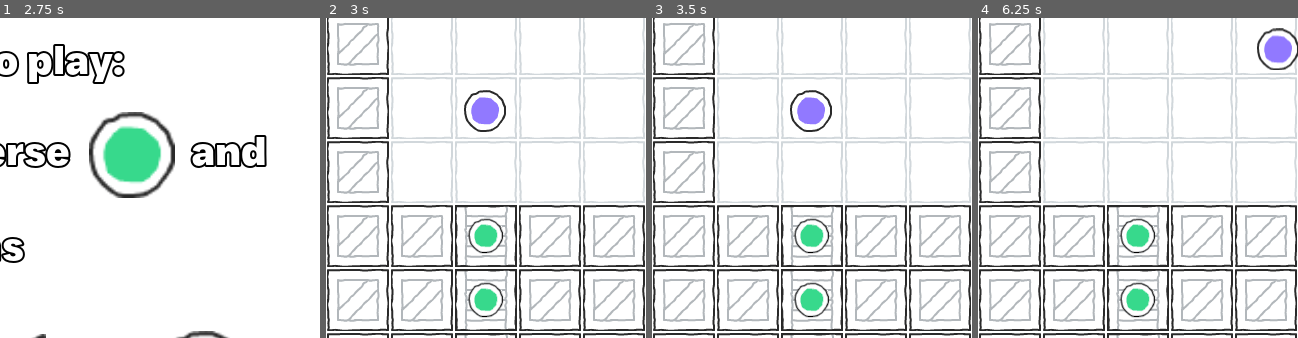
Above: before the commit, frames 1-4 (left to right).
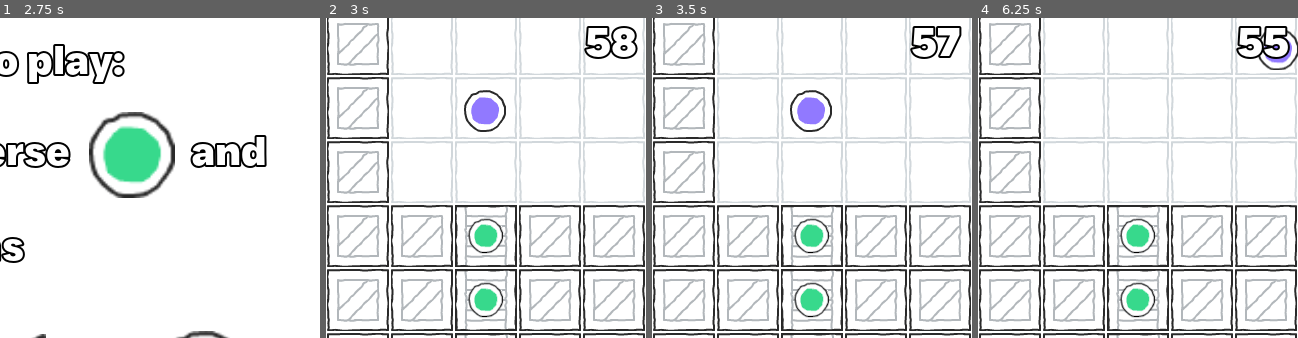
Above: after the commit, the same moments.

Repository: nath-ellis/circle-reversal
Game: Godot game, scene res://scenes/menu.tscn
The game is run twice, just before and just after one commit, with the same random seed, the same clock (stepped at 60 frames per second) and the same inputs.
Inputs:
- Up to frame 1 (2.75 s): click "Play" at 0.5 s; click "1" at 1.25 s; click "Done" at 2 s
- Up to frame 2 (3 s): click "Done" at 2.75 s
- Up to frame 3 (3.5 s): no input
- Up to frame 4 (6.25 s): hold Right (right) 3.53-4.28 s; hold A (a) 3.53-4.28 s; tap D (d) at 3.8, 4.35 s; hold Down (down) 4.28-5.03 s; tap S (s) at 4.55 s; tap Enter at 5 s; hold Right (right) 5.03-5.78 s; hold S (s) 5.03-5.78 s; tap W (w) at 5.3, 5.85 s; hold Up (up) from 5.78 s (still down); tap A (a) at 6.05 s
The pictures show only the part of the screen within x 50-100%, y 1-51%; the shares and areas given below are measured in that part.

Frame 1 is identical in both runs. In frame 2, 0.7% of the frame differs, in the area x 80-98%, y 2-13%; in frame 3, 0.6%; in frame 4, 1.1%.

Commit message:
Added a time limit to each level and a game over scene

Diff:
--- /dev/null
+++ b/scenes/game_over.tscn
@@ -0,0 +1,53 @@
+[gd_scene load_steps=5 format=3 uid="uid://ce7703mrm0jyw"]
+
+[ext_resource type="Theme" uid="uid://dqq77rxoecpnf" path="res://assets/theme.tres" id="1_wdp3w"]
+[ext_resource type="FontFile" uid="uid://ddhkcn6evvmag" path="res://assets/just_sans_bold.otf" id="2_2y8l0"]
+[ext_resource type="Script" path="res://scripts/game_over.gd" id="2_ugrwq"]
+
+[sub_resource type="LabelSettings" id="LabelSettings_rslsj"]
+font = ExtResource("2_2y8l0")
+font_size = 96
+font_color = Color(1, 0.384314, 0.356863, 1)
+outline_size = 12
+outline_color = Color(0, 0, 0, 1)
+
+[node name="GameOver" type="Control"]
+layout_mode = 3
+anchors_preset = 15
+anchor_right = 1.0
+anchor_bottom = 1.0
+grow_horizontal = 2
+grow_vertical = 2
+theme = ExtResource("1_wdp3w")
+script = ExtResource("2_ugrwq")
+
+[node name="LevelComplete" type="Label" parent="."]
+layout_mode = 1
+anchors_preset = 5
+anchor_left = 0.5
+anchor_right = 0.5
+offset_left = -266.0
+offset_top = 93.0
+offset_right = 267.0
+offset_bottom = 214.0
+grow_horizontal = 2
+text = "Game Over"
+label_settings = SubResource("LabelSettings_rslsj")
+horizontal_alignment = 1
+
+[node name="Menu" type="Button" parent="."]
+layout_mode = 1
+anchors_preset = 8
+anchor_left = 0.5
+anchor_top = 0.5
+anchor_right = 0.5
+anchor_bottom = 0.5
+offset_left = -65.5
+offset_top = -33.0
+offset_right = 65.5
+offset_bottom = 33.0
+grow_horizontal = 2
+grow_vertical = 2
+text = "Menu"
+
+[connection signal="pressed" from="Menu" to="." method="_on_menu_pressed"]
--- a/scenes/levels/level_five.tscn
+++ b/scenes/levels/level_five.tscn
@@ -313,6 +313,21 @@
 theme = ExtResource("8_581ah")
 text = "5"
 
+[node name="Timer" type="Timer" parent="."]
+wait_time = 50.0
+one_shot = true
+autostart = true
+
+[node name="TimeLeft" type="Label" parent="."]
+layout_direction = 3
+offset_left = -634.0
+offset_top = 5.0
+offset_right = -579.0
+offset_bottom = 58.0
+theme = ExtResource("8_581ah")
+text = "60"
+horizontal_alignment = 2
+
 [node name="LevelComplete" parent="." instance=ExtResource("9_f347u")]
 visible = false
 offset_left = 0.0
--- a/scenes/levels/level_four.tscn
+++ b/scenes/levels/level_four.tscn
@@ -279,6 +279,21 @@
 theme = ExtResource("8_4obup")
 text = "4"
 
+[node name="Timer" type="Timer" parent="."]
+wait_time = 45.0
+one_shot = true
+autostart = true
+
+[node name="TimeLeft" type="Label" parent="."]
+layout_direction = 3
+offset_left = -634.0
+offset_top = 5.0
+offset_right = -579.0
+offset_bottom = 58.0
+theme = ExtResource("8_4obup")
+text = "60"
+horizontal_alignment = 2
+
 [node name="LevelComplete" parent="." instance=ExtResource("9_iidkk")]
 visible = false
 offset_left = 0.0
--- a/scenes/levels/level_one.tscn
+++ b/scenes/levels/level_one.tscn
@@ -203,6 +203,21 @@
 theme = ExtResource("8_3ovu3")
 text = "1"
 
+[node name="Timer" type="Timer" parent="."]
+wait_time = 60.0
+one_shot = true
+autostart = true
+
+[node name="TimeLeft" type="Label" parent="."]
+layout_direction = 3
+offset_left = -634.0
+offset_top = 5.0
+offset_right = -579.0
+offset_bottom = 58.0
+theme = ExtResource("8_3ovu3")
+text = "60"
+horizontal_alignment = 2
+
 [node name="Tutorial" parent="." instance=ExtResource("9_jgaqe")]
 
 [node name="LevelComplete" parent="." instance=ExtResource("15_irpru")]
@@ -211,3 +226,5 @@
 offset_top = 0.0
 offset_right = 640.0
 offset_bottom = 640.0
+
+[connection signal="timeout" from="Timer" to="." method="_on_timer_timeout"]
--- a/scenes/levels/level_three.tscn
+++ b/scenes/levels/level_three.tscn
@@ -284,6 +284,21 @@
 theme = ExtResource("8_6igsv")
 text = "3"
 
+[node name="Timer" type="Timer" parent="."]
+wait_time = 40.0
+one_shot = true
+autostart = true
+
+[node name="TimeLeft" type="Label" parent="."]
+layout_direction = 3
+offset_left = -634.0
+offset_top = 5.0
+offset_right = -579.0
+offset_bottom = 58.0
+theme = ExtResource("8_6igsv")
+text = "60"
+horizontal_alignment = 2
+
 [node name="LevelComplete" parent="." instance=ExtResource("9_uqegl")]
 visible = false
 offset_left = 0.0
--- a/scenes/levels/level_two.tscn
+++ b/scenes/levels/level_two.tscn
@@ -214,6 +214,21 @@
 theme = ExtResource("8_8ni4s")
 text = "2"
 
+[node name="Timer" type="Timer" parent="."]
+wait_time = 45.0
+one_shot = true
+autostart = true
+
+[node name="TimeLeft" type="Label" parent="."]
+layout_direction = 3
+offset_left = -634.0
+offset_top = 5.0
+offset_right = -579.0
+offset_bottom = 58.0
+theme = ExtResource("8_8ni4s")
+text = "60"
+horizontal_alignment = 2
+
 [node name="LevelComplete" parent="." instance=ExtResource("10_tl5hf")]
 visible = false
 offset_left = 0.0
--- /dev/null
+++ b/scripts/game_over.gd
@@ -0,0 +1,5 @@
+extends Control
+
+
+func _on_menu_pressed():
+	get_tree().change_scene_to_file("res://scenes/menu.tscn")
--- a/scripts/level.gd
+++ b/scripts/level.gd
@@ -13,6 +13,8 @@
 @onready var pathways = $Pathways
 @onready var level_complete = $LevelComplete
 @onready var level_complete_sfx = $LevelComplete/LevelCompleteSFX
+@onready var timer = $Timer
+@onready var time_left_label = $TimeLeft
 var block = false  # Prevent player movement while swapping positions
 var played_level_complete_sfx = false
 
@@ -42,6 +44,8 @@
 
 		level_complete.show()
 
+	time_left_label.text = str(int(timer.time_left))
+
 
 func _physics_process(_delta):
 	if Input.is_action_just_released("reverse"):
@@ -63,3 +67,7 @@
 		player_two.global_position = player_one_pos
 	else:
 		block = false
+
+
+func _on_timer_timeout():
+	get_tree().change_scene_to_file("res://scenes/game_over.tscn")
